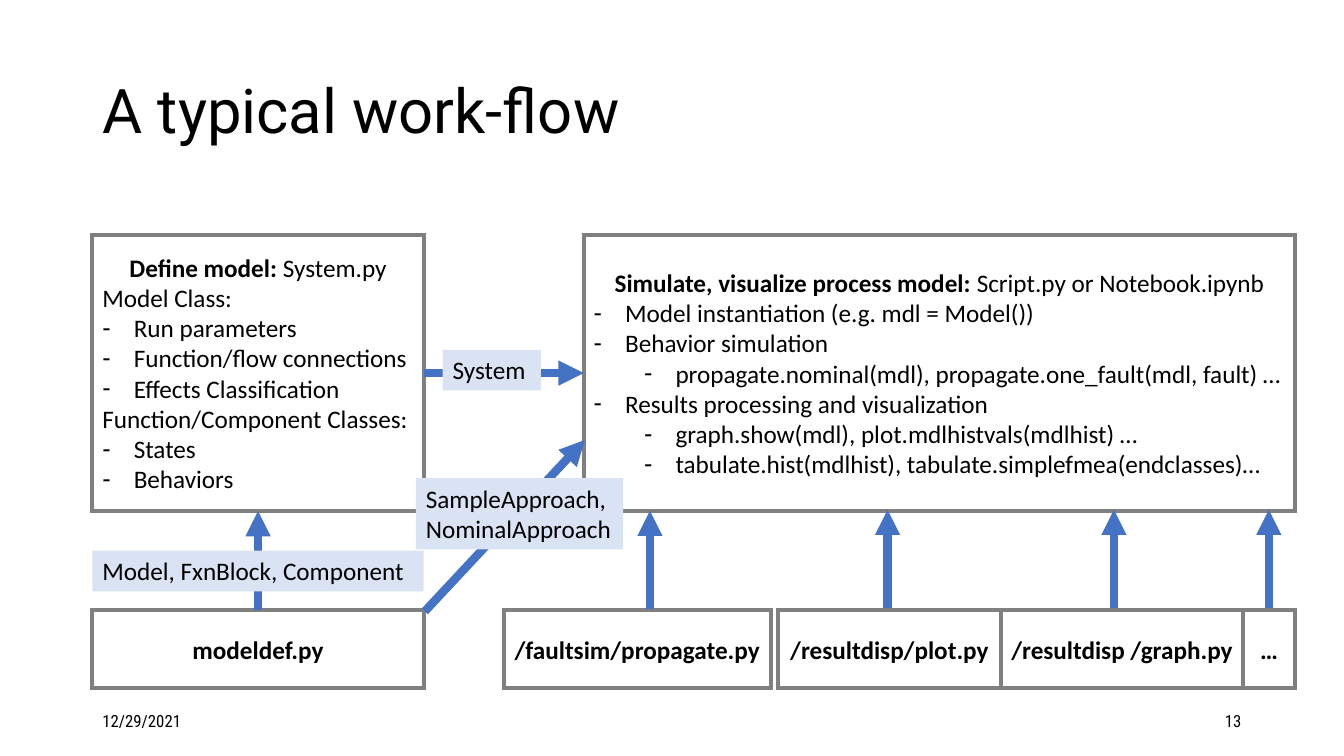
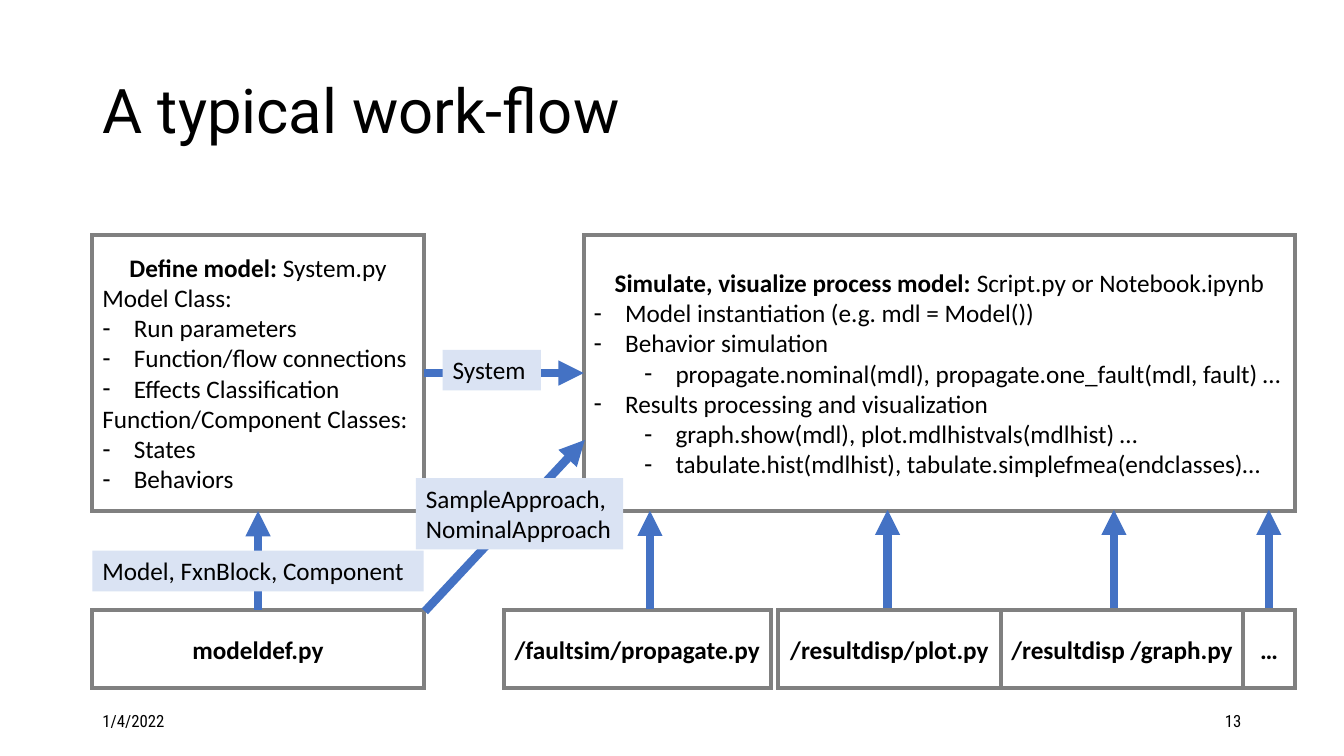
Before and after one commit to nasa/fmdtools, a slide deck: slide 13 of docs/Intro to fmdtools.pptx. Drawn at 1344x756 pixels with LibreOffice and Linux fonts; fonts in the diff are those of the drawing. Boxes give left, top, right and bottom in pixels: in the first picture for what was removed or moved away, otherwise in the second. Text is boxed around its words. In the diff, an @@ line names an element or a change of style, - is before the commit and + after.

```diff
--- a/docs/Intro to fmdtools.pptx
+++ b/docs/Intro to fmdtools.pptx
@@ text at [102, 715, 164, 728]: text changed @@
-12/29/2021
+1/4/2022
```
Also in this commit, not shown: 37 other slides changed, 15 other files.
